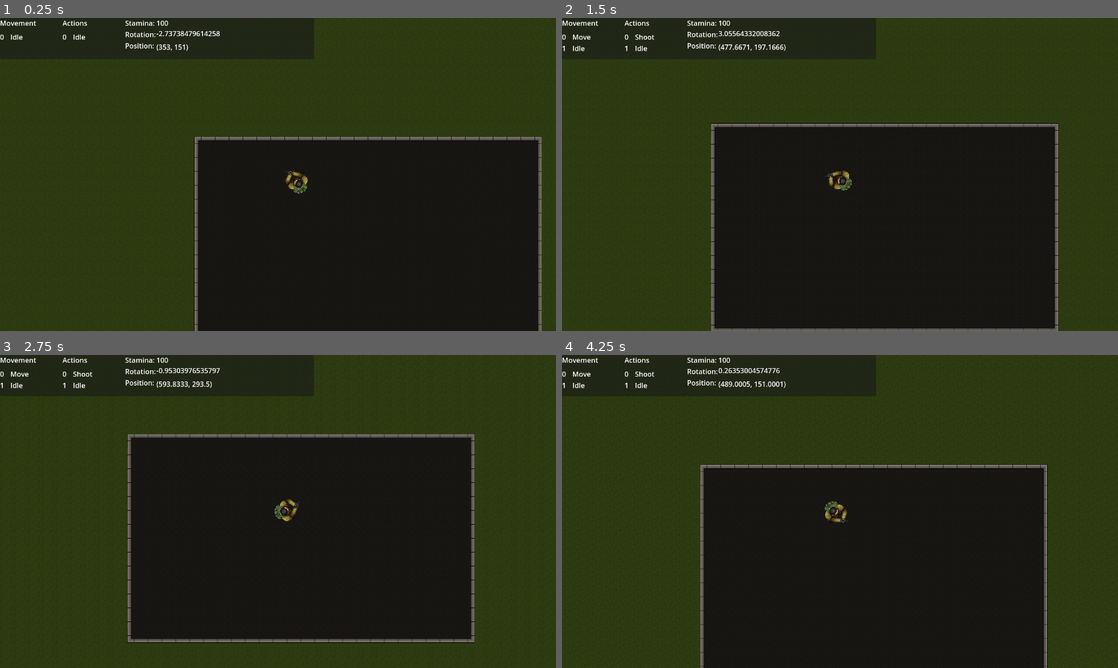
Above: before the commit, frames 1-4 (two rows, left to right).
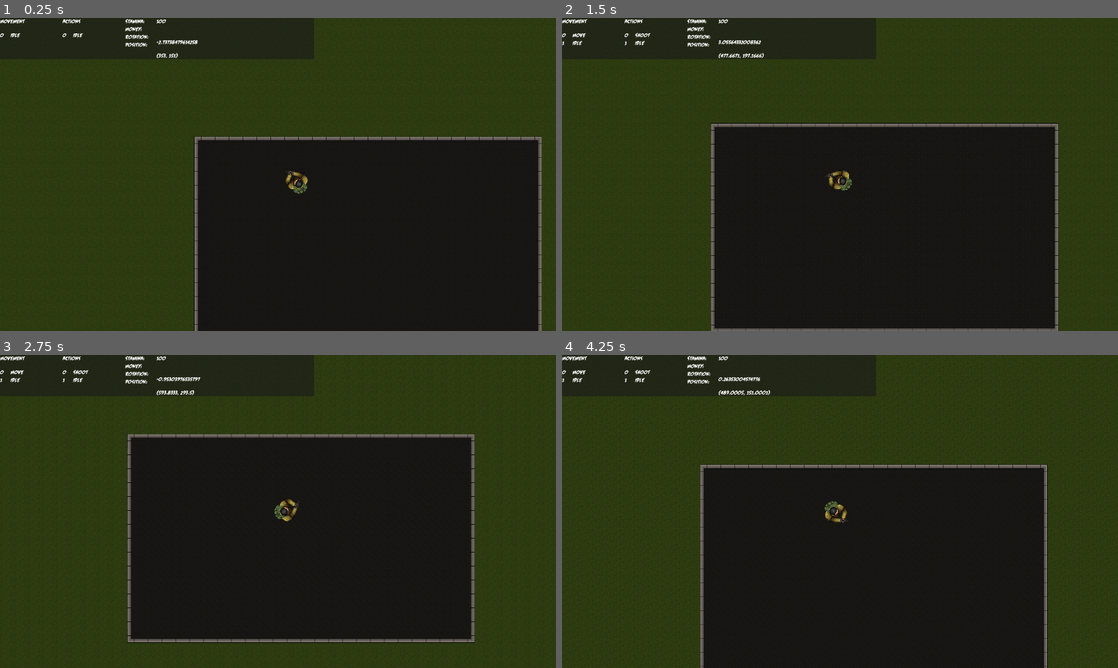
Above: after the commit, the same moments.

Repository: seffa1/ZombieGameRefactor
Game: Godot game, scene res://Main/Game.tscn
The game is run twice, just before and just after one commit, with the same random seed, the same clock (stepped at 60 frames per second) and the same inputs.
Inputs (mouse positions are in pixels of both pictures, inside the frame that each line leads up to):
- Up to frame 1 (0.25 s): no input
- Up to frame 2 (1.5 s): move the mouse to (962, 158) at 0.52 s; press the mouse at (962, 158) at 0.53 s; hold D (move_right) 0.53-1.28 s; move the mouse to (728, 190) at 1.27 s; release the mouse at (728, 190) at 1.28 s; hold S (move_down) from 1.28 s (still down); tap Shift (sprint) at 1.35 s
- Up to frame 3 (2.75 s): move the mouse to (333, 442) at 2.02 s; release S (move_down) at 2.03 s; press the mouse at (333, 442) at 2.03 s; hold D (move_right) from 2.03 s (still down)
- Up to frame 4 (4.25 s): move the mouse to (812, 574) at 2.77 s; release D (move_right) at 2.78 s; release the mouse at (812, 574) at 2.78 s; hold W (move_up) 2.78-3.53 s; tap Shift (sprint) at 2.85 s; move the mouse to (1006, 558) at 3.52 s; press the mouse at (1006, 558) at 3.53 s; hold A (move_left) from 3.53 s (still down)

The runs differ from the first frame. In frame 1, 0.8% of the frame differs, in the area x 0-40%, y 0-13%; in frame 2, 1.0%; in frame 3, 1.0%; in frame 4, 1.1%, in the area x 0-41%, y 0-13%.

Commit message:
purchasables

Diff:
--- a/Debug/PlayerStats.tscn
+++ b/Debug/PlayerStats.tscn
@@ -3,15 +3,17 @@
 [ext_resource type="Script" path="res://Debug/player_stats.gd" id="1_dyuci"]
 
 [node name="PlayerStats" type="Panel"]
+top_level = true
 offset_right = 384.0
-offset_bottom = 88.0
+offset_bottom = 104.0
 script = ExtResource("1_dyuci")
 
 [node name="Labels" type="Label" parent="."]
 layout_mode = 0
-offset_right = 68.0
-offset_bottom = 216.0
+offset_right = 71.0
+offset_bottom = 104.0
 text = "Stamina:
+Money:
 Rotation:
 Position:"
 
@@ -21,16 +23,23 @@
 offset_right = 128.0
 offset_bottom = 24.0
 
+[node name="Money" type="Label" parent="."]
+layout_mode = 0
+offset_left = 71.0
+offset_top = 32.0
+offset_right = 127.0
+offset_bottom = 56.0
+
 [node name="Rotation" type="Label" parent="."]
 layout_mode = 0
 offset_left = 72.0
-offset_top = 24.0
+offset_top = 48.0
 offset_right = 128.0
-offset_bottom = 47.0
+offset_bottom = 71.0
 
 [node name="Position" type="Label" parent="."]
 layout_mode = 0
 offset_left = 72.0
-offset_top = 55.0
+offset_top = 79.0
 offset_right = 128.0
-offset_bottom = 78.0
+offset_bottom = 102.0
--- a/Debug/player_stats.gd
+++ b/Debug/player_stats.gd
@@ -4,6 +4,7 @@
 @onready var player_stamina = $Stamina
 @onready var player_rotation = $Rotation
 @onready var player_position = $Position
+@onready var player_money = $Money
 
 func _ready():
 	set_as_top_level(true)
@@ -11,10 +12,11 @@
 func _on_player_player_stamina_change(stamina: int):
 	player_stamina.text = str(stamina)
 
-
 func _on_player_player_rotation_change(rotation):
 	player_rotation.text = str(rotation)
 
-
 func _on_player_player_position_change(position):
 	player_position.text = str(position)
+
+func _on_player_player_money_change(money):
+	player_money.text = str(money)
--- a/Main/Game.tscn
+++ b/Main/Game.tscn
@@ -1,10 +1,12 @@
-[gd_scene load_steps=8 format=3 uid="uid://bvpoticnap1q4"]
+[gd_scene load_steps=10 format=3 uid="uid://bvpoticnap1q4"]
 
 [ext_resource type="PackedScene" uid="uid://bypyufryf0ycr" path="res://Player/Player.tscn" id="1_kmip5"]
 [ext_resource type="Script" path="res://Main/game_initializer.gd" id="1_vn005"]
 [ext_resource type="PackedScene" uid="uid://bxxl6m827shqp" path="res://Debug/StatesStackDiplayer.tscn" id="2_ao502"]
 [ext_resource type="Texture2D" uid="uid://5kksi3jgpmqo" path="res://World/tilesets/ground_destroyed_cars/Tilelist1.png" id="3_kcb3r"]
+[ext_resource type="Theme" uid="uid://b465nj0tesjok" path="res://UI/themes/Game.tres" id="5_0uk56"]
 [ext_resource type="PackedScene" uid="uid://c1w4ofsu4cj68" path="res://Debug/PlayerStats.tscn" id="5_1ag6a"]
+[ext_resource type="PackedScene" uid="uid://bn822g2rnel5j" path="res://UI/HUD/PlayerLog.tscn" id="6_nxyvm"]
 
 [sub_resource type="TileSetAtlasSource" id="TileSetAtlasSource_11j7o"]
 texture = ExtResource("3_kcb3r")
@@ -98,21 +100,26 @@
 
 [node name="StatesStackDiplayer" parent="UI" instance=ExtResource("2_ao502")]
 offset_bottom = 95.0
+theme = ExtResource("5_0uk56")
 
 [node name="StatesStackDiplayer2" parent="UI" instance=ExtResource("2_ao502")]
 offset_left = 144.0
 offset_right = 288.0
 offset_bottom = 95.0
+theme = ExtResource("5_0uk56")
 
 [node name="Title" parent="UI/StatesStackDiplayer2" index="0"]
 text = "Actions"
 
 [node name="PlayerStats" parent="UI" instance=ExtResource("5_1ag6a")]
-top_level = true
 offset_left = 288.0
 offset_right = 723.0
 offset_bottom = 95.0
+theme = ExtResource("5_0uk56")
 
+[node name="PlayerLog" parent="UI" instance=ExtResource("6_nxyvm")]
+
+[connection signal="player_money_change" from="GameWorld/Player" to="UI/PlayerStats" method="_on_player_player_money_change"]
 [connection signal="player_position_change" from="GameWorld/Player" to="UI/PlayerStats" method="_on_player_player_position_change"]
 [connection signal="player_rotation_change" from="GameWorld/Player" to="UI/PlayerStats" method="_on_player_player_rotation_change"]
 [connection signal="player_stamina_change" from="GameWorld/Player" to="UI/PlayerStats" method="_on_player_player_stamina_change"]
--- a/Main/game_initializer.gd
+++ b/Main/game_initializer.gd
@@ -3,6 +3,7 @@
 @onready var camera = $GameWorld/Camera
 @onready var player = $GameWorld/Player
 @onready var UI = $UI
+@onready var player_log = $UI/PlayerLog
 
 func _ready():
 	Globals.player = player
--- a/Player/Player.tscn
+++ b/Player/Player.tscn
@@ -15,6 +15,7 @@
 [ext_resource type="Script" path="res://Player/states/actions/die.gd" id="13_lfdfl"]
 [ext_resource type="Texture2D" uid="uid://ctl65mm8ars0g" path="res://Weapons/Pistol_01/sprites/pistol_idle/Idle_gun_000.png" id="14_k6vfd"]
 [ext_resource type="Script" path="res://Player/weapon_container.gd" id="14_qrq3y"]
+[ext_resource type="Script" path="res://Player/purchasable_detector.gd" id="16_0vxfj"]
 
 [sub_resource type="CircleShape2D" id="CircleShape2D_j0327"]
 radius = 34.0588
@@ -23,6 +24,7 @@
 radius = 39.5601
 
 [node name="Player" type="CharacterBody2D"]
+collision_mask = 0
 motion_mode = 1
 script = ExtResource("1_e8yx8")
 
@@ -80,14 +82,15 @@
 texture = ExtResource("14_k6vfd")
 offset = Vector2(-15, 50)
 
-[node name="CollisionShape2D" type="CollisionShape2D" parent="."]
+[node name="PlayerCollision" type="CollisionShape2D" parent="."]
 shape = SubResource("CircleShape2D_j0327")
 
-[node name="InteractDetector" type="Area2D" parent="."]
+[node name="PurchasableDetector" type="Area2D" parent="."]
 collision_layer = 0
 collision_mask = 2
+script = ExtResource("16_0vxfj")
 
-[node name="InteractionZone" type="CollisionShape2D" parent="InteractDetector"]
+[node name="InteractionZone" type="CollisionShape2D" parent="PurchasableDetector"]
 position = Vector2(26, 6)
 shape = SubResource("CircleShape2D_nlyr0")
 debug_color = Color(0.607843, 0.364706, 1, 0.419608)
@@ -99,3 +102,6 @@
 one_shot = true
 
 [node name="CameraTransform" type="RemoteTransform2D" parent="."]
+
+[connection signal="body_entered" from="PurchasableDetector" to="PurchasableDetector" method="_on_body_entered"]
+[connection signal="body_exited" from="PurchasableDetector" to="PurchasableDetector" method="_on_body_exited"]
--- a/Player/player.gd
+++ b/Player/player.gd
@@ -10,6 +10,7 @@
 
 # Signals
 signal player_stamina_change(stamina: int)
+signal player_money_change(money: int)
 signal player_rotation_change(rotation)
 signal player_position_change(position)
 
@@ -32,6 +33,14 @@
 		stamina = new_stamina
 		emit_signal("player_stamina_change", new_stamina)
 
+@onready var money: int = 10000:
+	set(value):
+		if value < 0:
+			money = 0
+		else:
+			money = value
+		emit_signal("player_money_change", money)
+
 func assign_camera(camera: Camera2D) -> void:
 	camera_transform.remote_path = camera.get_path()
 
--- /dev/null
+++ b/Player/purchasable_detector.gd
@@ -0,0 +1,15 @@
+extends Area2D
+
+"""
+Keeps track of all purchasables within the player's reach.
+Signals to the UI what the player can purchase. There should only be
+one purchasable at a time ( dont put two things too close together on the map. )
+"""
+
+@onready var purchasables: Array = []
+
+func _on_body_entered(body):
+	purchasables.append(body)
+
+func _on_body_exited(body):
+	purchasables.erase(body)
--- /dev/null
+++ b/UI/HUD/PlayerLog.tscn
@@ -0,0 +1,64 @@
+[gd_scene load_steps=6 format=3 uid="uid://bn822g2rnel5j"]
+
+[ext_resource type="Script" path="res://UI/HUD/player_log.gd" id="1_31wb5"]
+[ext_resource type="Theme" uid="uid://b465nj0tesjok" path="res://UI/themes/Game.tres" id="1_de6gv"]
+
+[sub_resource type="Animation" id="Animation_tl0yj"]
+resource_name = "show_message"
+length = 1.4
+tracks/0/type = "value"
+tracks/0/imported = false
+tracks/0/enabled = true
+tracks/0/path = NodePath("Label:self_modulate")
+tracks/0/interp = 1
+tracks/0/loop_wrap = true
+tracks/0/keys = {
+"times": PackedFloat32Array(0, 0.3, 0.8, 1.3),
+"transitions": PackedFloat32Array(1, 1, 1, 1),
+"update": 0,
+"values": [Color(1, 1, 1, 0), Color(1, 1, 1, 1), Color(1, 1, 1, 1), Color(1, 1, 1, 0)]
+}
+
+[sub_resource type="Animation" id="Animation_kf8ru"]
+length = 0.001
+tracks/0/type = "value"
+tracks/0/imported = false
+tracks/0/enabled = true
+tracks/0/path = NodePath("Label:self_modulate")
+tracks/0/interp = 1
+tracks/0/loop_wrap = true
+tracks/0/keys = {
+"times": PackedFloat32Array(0),
+"transitions": PackedFloat32Array(1),
+"update": 0,
+"values": [Color(1, 1, 1, 0)]
+}
+
+[sub_resource type="AnimationLibrary" id="AnimationLibrary_hecx8"]
+_data = {
+"RESET": SubResource("Animation_kf8ru"),
+"show_message": SubResource("Animation_tl0yj")
+}
+
+[node name="PlayerLog" type="Control"]
+layout_mode = 3
+anchors_preset = 2
+anchor_top = 1.0
+anchor_bottom = 1.0
+grow_vertical = 0
+theme = ExtResource("1_de6gv")
+script = ExtResource("1_31wb5")
+
+[node name="Label" type="Label" parent="."]
+self_modulate = Color(1, 1, 1, 0)
+layout_mode = 2
+offset_top = -31.0
+offset_right = 125.0
+text = "Not enough money! "
+horizontal_alignment = 1
+vertical_alignment = 1
+
+[node name="AnimationPlayer" type="AnimationPlayer" parent="."]
+libraries = {
+"": SubResource("AnimationLibrary_hecx8")
+}
--- /dev/null
+++ b/UI/HUD/player_log.gd
@@ -0,0 +1,17 @@
+extends Control
+
+"""
+Short, temporary messages in the HUD to give information to the player like:
+	'dont have enough money!', 'door opened', etc.
+
+All purchasables will connect to this.
+"""
+
+# Called when the node enters the scene tree for the first time.
+func _ready():
+	pass # Replace with function body.
+
+
+# Called every frame. 'delta' is the elapsed time since the previous frame.
+func _process(delta):
+	pass
--- /dev/null
+++ b/UI/themes/Game.tres
@@ -0,0 +1,7 @@
+[gd_resource type="Theme" load_steps=2 format=3 uid="uid://b465nj0tesjok"]
+
+[ext_resource type="FontFile" uid="uid://tm7e8x7pdnm1" path="res://UI/fonts/feast-of-flesh-bb/fofbb_ital.ttf" id="1_b76dr"]
+
+[resource]
+default_font = ExtResource("1_b76dr")
+default_font_size = 12
--- /dev/null
+++ b/World/purchasables/Purchasable.tscn
@@ -0,0 +1,12 @@
+[gd_scene load_steps=3 format=3 uid="uid://d1bl63brb88os"]
+
+[ext_resource type="Script" path="res://World/purchasables/purchasable.gd" id="1_djg1p"]
+
+[sub_resource type="CapsuleShape2D" id="CapsuleShape2D_iv26f"]
+
+[node name="Purchasable" type="Area2D"]
+collision_layer = 2
+script = ExtResource("1_djg1p")
+
+[node name="interactionZone" type="CollisionShape2D" parent="."]
+shape = SubResource("CapsuleShape2D_iv26f")
--- /dev/null
+++ b/World/purchasables/purchasable.gd
@@ -0,0 +1,22 @@
+extends Area2D
+
+"""
+A generic class used by all weapons/equipment/perks/traps/etc. that can be purchased by the player.
+"""
+
+@export var purchasable_cost: int = 0
+
+func purchase_item(player: PackedScene):
+	"""
+	This function is called by the player when they try to purchase an item.
+	It checks if they have the money to buy it ( shared by all purchasables. )
+
+	If they are able to purchase the item, then a "modify_player" function is called
+	with a reference to the player. This function must be defined for all purchasbles
+	and will give the player the item (weapons/equipment/perk) or open a door / activate a trap
+	etc.
+
+	This class is also used for things the player interacts with but doesnt buy, like a power switch.
+	We treat it behind-the-scenes as 'purchasing something for $0'.
+	"""
+	return
--- a/project.godot
+++ b/project.godot
@@ -60,7 +60,7 @@
 [layer_names]
 
 2d_physics/layer_1="player"
-2d_physics/layer_2="interactables"
+2d_physics/layer_2="purchasables"
 
 [physics]
 
Not shown: 1 places in Player/Player.tscn that only renumber resources
Binary file added: UI/fonts/Font2/Gypsy Curse.ttf
Not shown, added: UI/fonts/Font2/Gypsy Curse.ttf.import
Not shown, added: UI/fonts/Font2/Gypsy_Curse_Font_Info_and_ReadMe.txt
Binary file added: UI/fonts/Fonts/Zombie_Holocaust.ttf
Not shown, added: UI/fonts/Fonts/Zombie_Holocaust.ttf.import
Not shown, added: UI/fonts/Fonts/Zombie_Holocaust_Font_Read_Me.txt
Binary file added: UI/fonts/feast-of-flesh-bb/fofbb_ital.otf
Not shown, added: UI/fonts/feast-of-flesh-bb/fofbb_ital.otf.import
Binary file added: UI/fonts/feast-of-flesh-bb/fofbb_ital.ttf
Not shown, added: UI/fonts/feast-of-flesh-bb/fofbb_ital.ttf.import
Binary file added: UI/fonts/feast-of-flesh-bb/fofbb_reg.otf
(and 13 more such lines)
